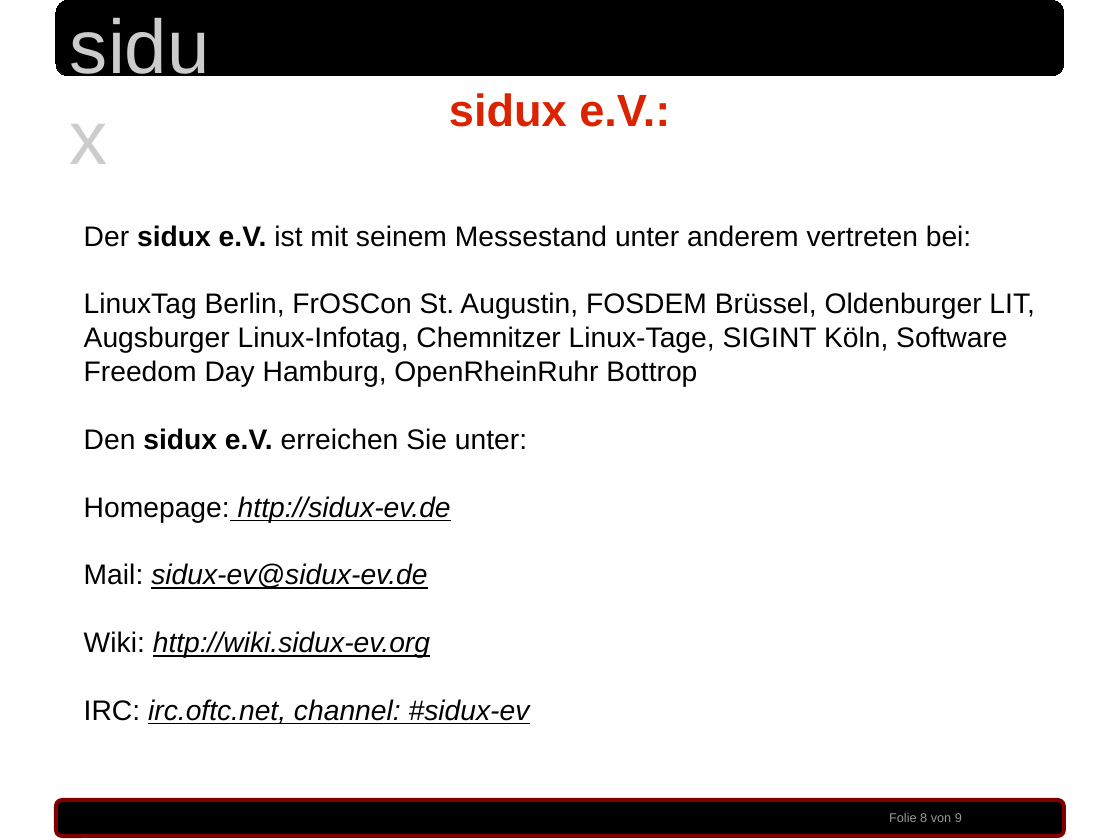
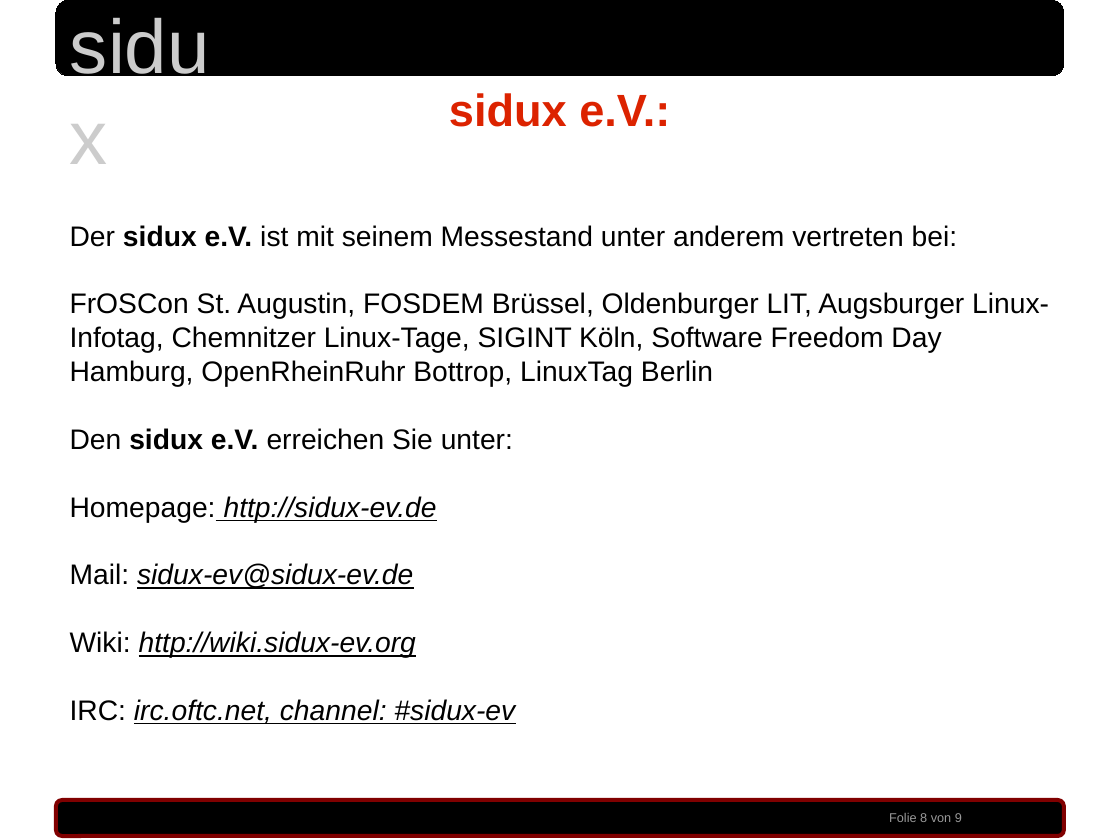
Before and after one commit to sidux-ev/praesentation, a slide deck: slide 8 of bin/froscon_2010.odp. Drawn at 1120x840 pixels with LibreOffice and Linux fonts; fonts in the diff are those of the drawing; background and template pictures are left out. Boxes give left, top, right and bottom in pixels: in the first picture for what was removed or moved away, otherwise in the second. Text is boxed around its words. In the diff, an @@ line names an element or a change of style, - is before the commit and + after.

Commit message:
odp lt berlin entfernt, froscon eingesetzt

```diff
--- a/bin/froscon_2010.odp
+++ b/bin/froscon_2010.odp
@@ text at box(70, 292, 1049, 387): text changed @@
-LinuxTag Berlin, FrOSCon St. Augustin, FOSDEM Brüssel, Oldenburger LIT, Augsburger Linux-Infotag, Chemnitzer Linux-Tage, SIGINT Köln, Software Freedom Day Hamburg, OpenRheinRuhr Bottrop
+FrOSCon St. Augustin, FOSDEM Brüssel, Oldenburger LIT, Augsburger Linux-Infotag, Chemnitzer Linux-Tage, SIGINT Köln, Software Freedom Day Hamburg, OpenRheinRuhr Bottrop, LinuxTag Berlin
```
Also in this commit, not shown: 1 other slide changed.
